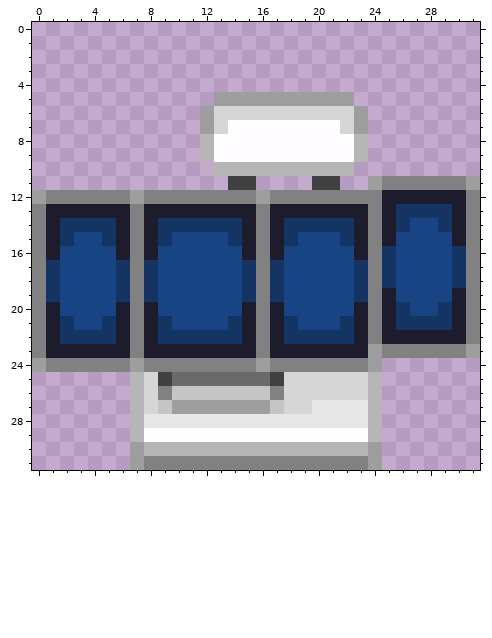
Pixel-art sprite: Resources/Textures/_DV/Structures/Furniture/Tables/advanced_optable.rsi/state_unpowered.png. This is how it looked before the edit.
The file is 32x32 pixels. Colours within 5 levels of each other are drawn and written as one.
New version:
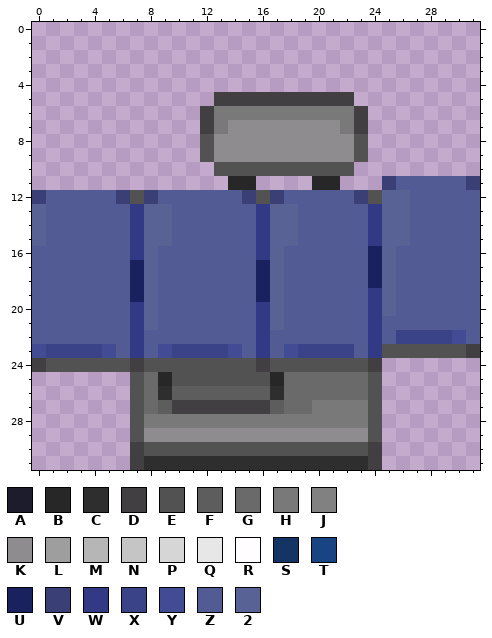
Palette (. is transparent): A #1c1c2c  B #272727  C #2e2e2e  D #413f41  E #525252  F #5d5d5d  G #6a6a6a  H #797979  J #818181  K #8e8c8e  L #9e9e9e  M #b6b6b6  N #c5c5c5  P #d6d6d6  Q #e7e7e7  R #fffdff  S #143464  T #194484  U #19225e  V #3a3f76  W #323a85  X #3a4288  Y #424c94  Z #525b94  2 #596294
From old to new:
Changed rows in their new state; - is an unchanged pixel.
first column x 0:
 5 -------------DDDDDDDDDD---------
 6 ------------DHHHHHHHHHHD--------
 7 ------------DHKKKKKKKKHD--------
 8 ------------EKKKKKKKKKKE--------
 9 ------------EKKKKKKKKKKE--------
10 -------------EEEEEEEEEE---------
11 --------------BB----BB--.VZZZZZV
12 VZZZZZVEVZZZZZZVEVZZZZZVE22ZZZZZ
13 2ZZZZZZW22ZZZZZZW22ZZZZZW22ZZZZZ
14 2ZZZZZZW22ZZZZZZW22ZZZZZW22ZZZZZ
15 2ZZZZZZW22ZZZZZZW22ZZZZZW22ZZZZZ
16 ZZZZZZZW2ZZZZZZZW2ZZZZZZU2ZZZZZZ
17 ZZZZZZZU2ZZZZZZZU2ZZZZZZU2ZZZZZZ
18 ZZZZZZZU2ZZZZZZZU2ZZZZZZU2ZZZZZZ
19 ZZZZZZZU2ZZZZZZZU2ZZZZZZW2ZZZZZZ
20 ZZZZZZZW2ZZZZZZZW2ZZZZZZW2ZZZZZZ
21 ZZZZZZZW2ZZZZZZZW2ZZZZZZWZZZZZZZ
22 ZZZZZZZWZZZZZZZZWZZZZZZZWZXXXXYZ
23 YXXXXYZWZYXXXXYZWZYXXXXZWEEEEEED
24 DEEEEEEDEEEEEEEEDEEEEEEED-------
25 -------EGBEEEEEEEBGGGGGGE-------
26 -------EGCFFFFFFFCGGGGGGE-------
27 -------EGFDDDDDDDFGGHHHHE-------
28 -------EHHHHHHHHHHHHHHHHE-------
29 -------EKKKKKKKKKKKKKKKKE-------
30 -------DEEEEEEEEEEEEEEEED-------
31 -------DCCCCCCCCCCCCCCCCD-------
